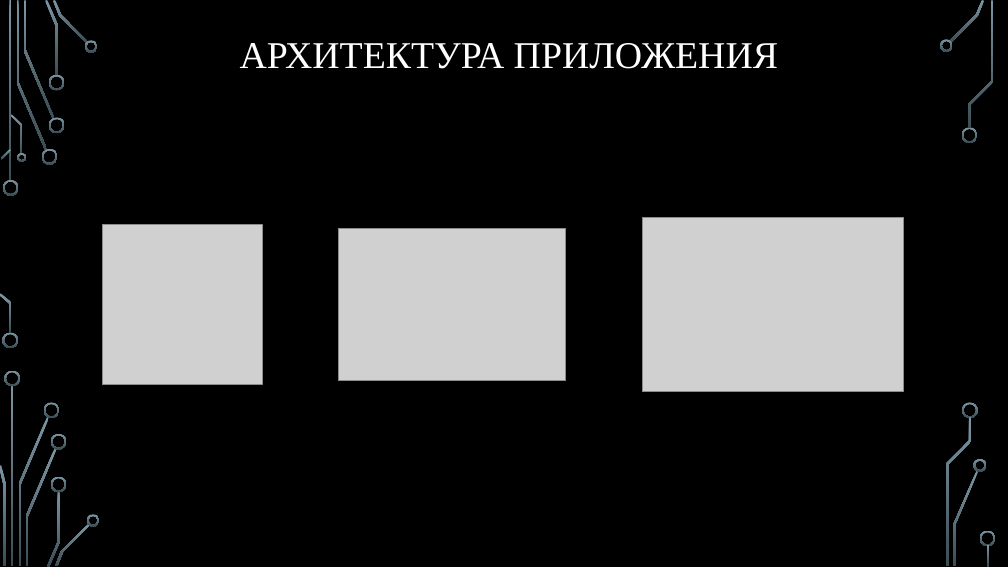
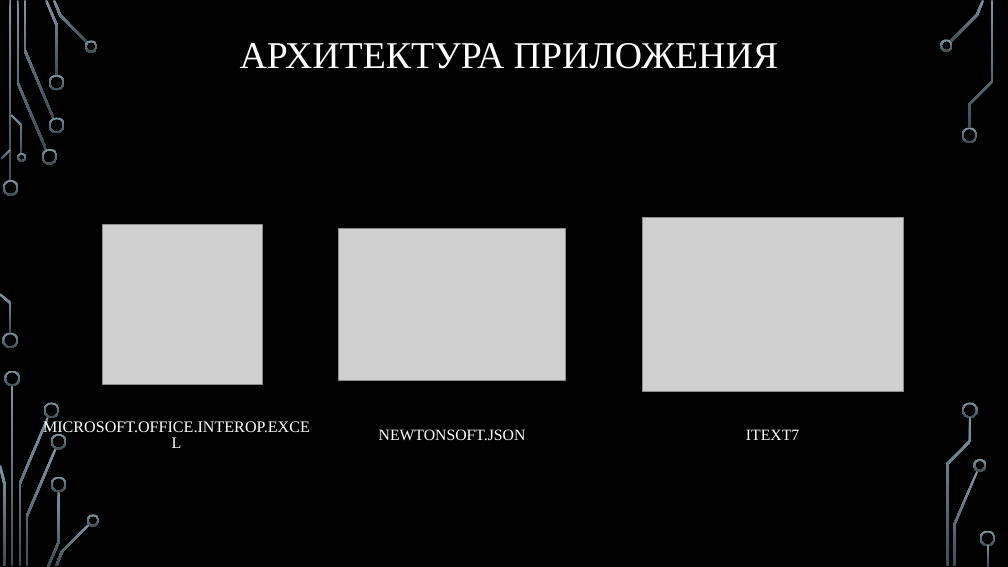
Before and after one commit to DonBravisti/ScheduleParser, a slide deck: slide 7 of Презентация для курсовой.pptx. Drawn at 1008x567 pixels with LibreOffice and Linux fonts; fonts in the diff are those of the drawing; grey boxes stand for pictures; background and template pictures are left out. Boxes give left, top, right and bottom in pixels: in the first picture for what was removed or moved away, otherwise in the second. Text is boxed around its words. In the diff, an @@ line names an element or a change of style, - is before the commit and + after.

```diff
--- a/Презентация для курсовой.pptx
+++ b/Презентация для курсовой.pptx
@@ text added at <box>43,419,310,436</box>, 15.3 pt, text #FFFFFF @@
+MICROSOFT.OFFICE.INTEROP.EXCEL
@@ text added at <box>379,429,526,440</box>, 15 pt, text #FFFFFF @@
+NEWTONSOFT.JSON
@@ text added at <box>746,429,799,440</box>, 15 pt, text #FFFFFF @@
+ITEXT7
```
